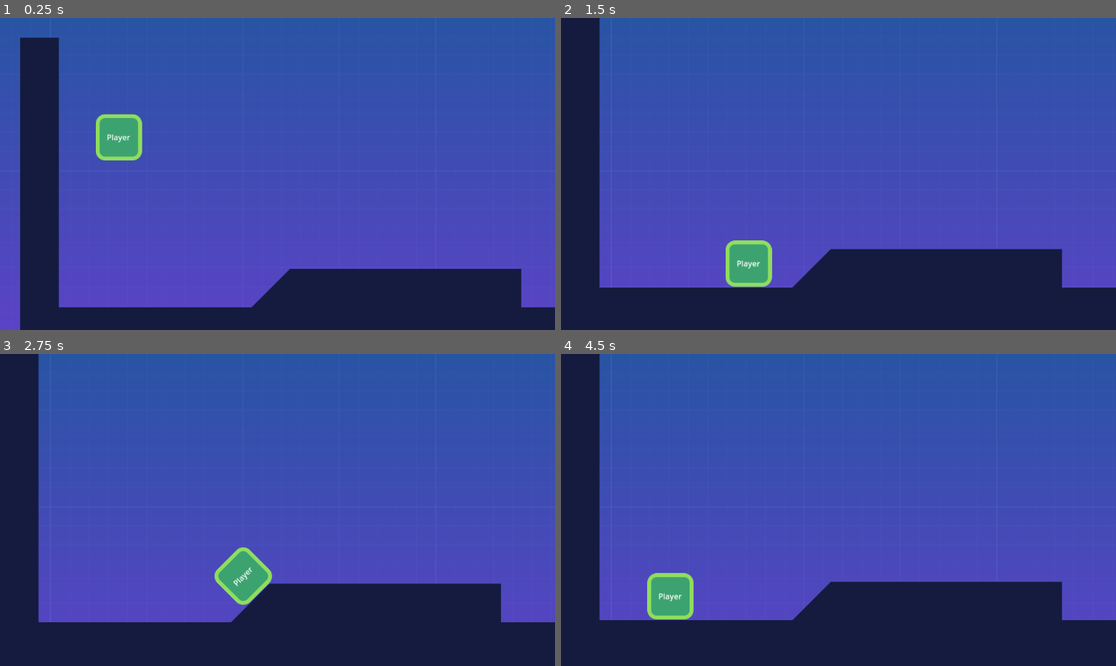
Above: before the commit, frames 1-4 (two rows, left to right).
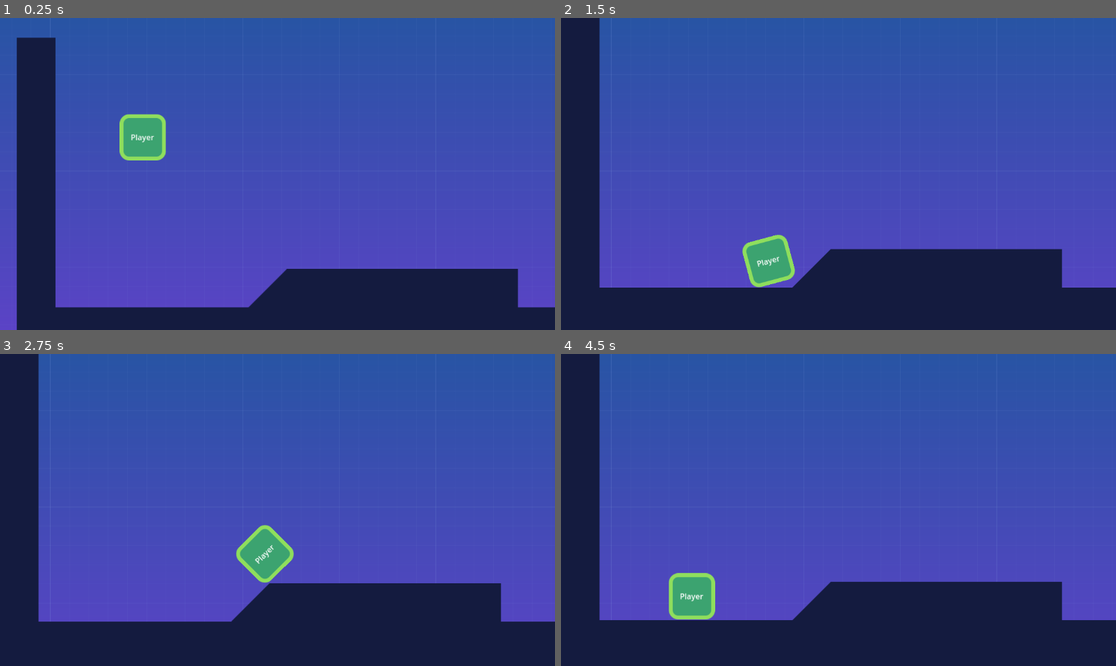
Above: after the commit, the same moments.

Repository: anatolbogun/godot-smoother-node-test-scene
Game: Godot game, scene res://src/Levels/level2d.tscn
Same seed, same stepped clock (60 frames per second), same inputs: the game is played once before the commit and once after it.
Inputs:
- Up to frame 1 (0.25 s): no input
- Up to frame 2 (1.5 s): tap Enter (ui_accept) at 0.5 s; hold D (move_right) 0.53-1.28 s; tap A (jump) at 0.77 s; hold Down (ui_down) from 1.28 s (still down)
- Up to frame 3 (2.75 s): tap A (jump) at 1.52 s; release Down (ui_down) at 2.03 s; hold D (move_right) from 2.03 s (still down)
- Up to frame 4 (4.5 s): release D (move_right) at 2.78 s; hold Up (ui_up) 2.78-3.53 s; tap A (jump) at 3.02, 3.77 s; hold Left (ui_left) from 3.53 s (still down)

The runs differ from the first frame. In frame 1, 2.8% of the frame differs, in the area x 3-94%, y 6-100%; in frame 2, 1.4%; in frame 3, 2.1%; in frame 4, 1.4%.
Error in both runs: Trying to assign an array of type "Array" to a variable of type "Array[Node]". (res://src/Classes/smoother.gd:268)

Commit message:
improved test level

Diff:
--- a/src/Actors/player.gd
+++ b/src/Actors/player.gd
@@ -40,11 +40,8 @@
 
 	# for testing rotation smoothing (not very well implemented in this project)
 	if is_on_floor():
-#		rotation = -get_floor_angle()
 		var rad = deg_to_rad(max_rotation_step)
 		rotation = clampf(-get_floor_angle(), rotation - rad, rotation + rad)
-		print(rotation)
-#		rotation = rotation + (-get_floor_angle() - rotation) * 0.5
 
 	super(delta)
 
--- a/src/Actors/player.tscn
+++ b/src/Actors/player.tscn
@@ -28,23 +28,11 @@
 offset_right = 48.0
 horizontal_alignment = 1
 vertical_alignment = 1
+autowrap_mode = 2
 
 [node name="CollisionShape2D" type="CollisionShape2D" parent="."]
 position = Vector2(0, -42)
 shape = SubResource("RectangleShape2D_bw107")
-
-[node name="Camera2D" type="Camera2D" parent="."]
-position = Vector2(0, -192)
-current = true
-limit_left = 0
-limit_top = 0
-limit_smoothed = true
-position_smoothing_enabled = true
-position_smoothing_speed = 7.0
-drag_horizontal_enabled = true
-drag_vertical_enabled = true
-drag_left_margin = 0.0
-drag_right_margin = 0.0
 
 [node name="NodeDetector" type="Area2D" parent="."]
 collision_layer = 0
--- a/src/Levels/level2d.gd
+++ b/src/Levels/level2d.gd
@@ -1,8 +1,13 @@
 extends Node2D
+
+@export var camera:NodePath
 
 
 func _ready() -> void:
-	$"Player/Camera2D".limit_right = $TileMap.get_used_rect().end.x * $TileMap.tile_set.tile_size.x
+	var cameraNode: = get_node_or_null(camera)
+
+	if cameraNode:
+		cameraNode.limit_right = $TileMap.get_used_rect().end.x * $TileMap.tile_set.tile_size.x
 
 
 func _on_node_teleport_started(node: Node) -> void:
--- a/src/Levels/level2d.tscn
+++ b/src/Levels/level2d.tscn
@@ -38,10 +38,12 @@
 
 [node name="Level2D" type="Node2D"]
 script = ExtResource("1_rpm3x")
+camera = NodePath("Player/Camera2D")
 
 [node name="Smoother" type="Node" parent="."]
 script = ExtResource("2_lr87i")
 properties = ["position", "rotation"]
+excludes = [NodePath("")]
 
 [node name="CanvasLayer" type="CanvasLayer" parent="."]
 layer = -1
@@ -57,14 +59,27 @@
 tile_set = SubResource("TileSet_mjviy")
 cell_quadrant_size = 80
 format = 2
-layer_0/tile_data = PackedInt32Array(0, 2, 0, 65536, 2, 0, 1 …(2250 unchanged characters)… 4328, 2, 0, 589866, 2, 0, 589867, 2, 0, 393222, 2, 1, 65570, 2, 0, 65571, 2, 0, 65572, 2, 0, 65573, 2, 0)
+layer_0/tile_data = PackedInt32Array(0, 2, 0, 65536, 2, 0, 1 …(2250 unchanged characters)… 4328, 2, 0, 589866, 2, 0, 589867, 2, 0, 65570, 2, 0, 65571, 2, 0, 65572, 2, 0, 65573, 2, 0, 393222, 2, 1)
 
 [node name="Portal" parent="." instance=ExtResource("5_qguvs")]
 position = Vector2(3348, 251)
 
 [node name="Player" parent="." instance=ExtResource("6_6wubv")]
-position = Vector2(205, 148)
+position = Vector2(261, 148)
 safe_margin = 3.0
+
+[node name="Camera2D" type="Camera2D" parent="Player"]
+position = Vector2(0, -192)
+current = true
+limit_left = 0
+limit_top = 0
+limit_smoothed = true
+position_smoothing_enabled = true
+position_smoothing_speed = 7.0
+drag_horizontal_enabled = true
+drag_vertical_enabled = true
+drag_left_margin = 0.0
+drag_right_margin = 0.0
 
 [node name="RigidBody" parent="." instance=ExtResource("7_bgcgm")]
 position = Vector2(2720, 12)
